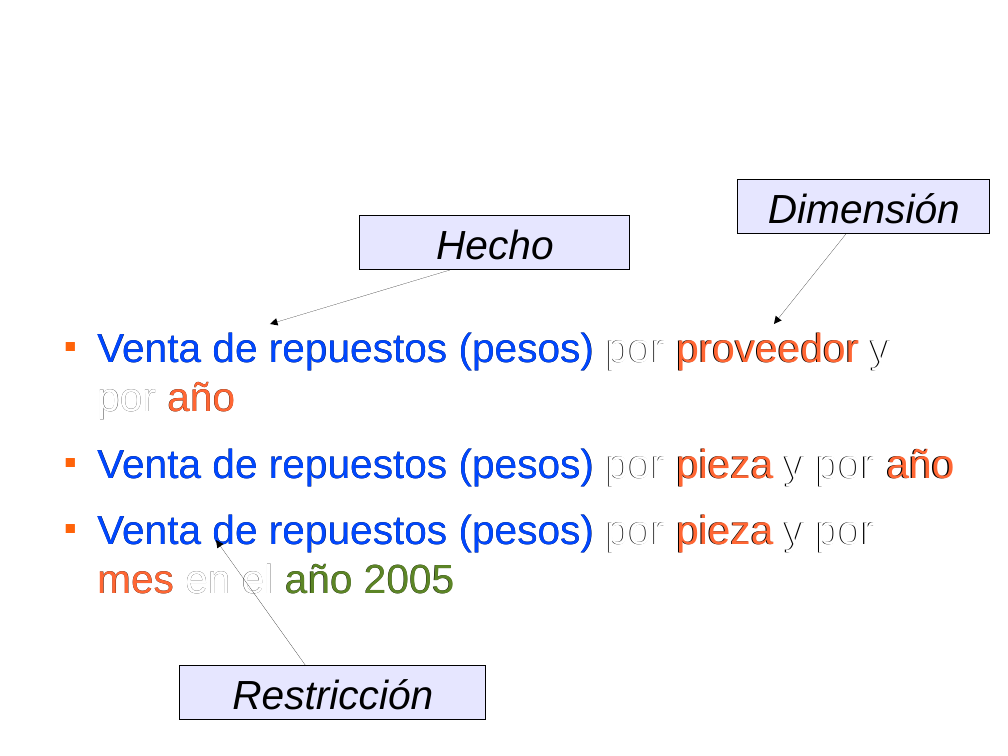
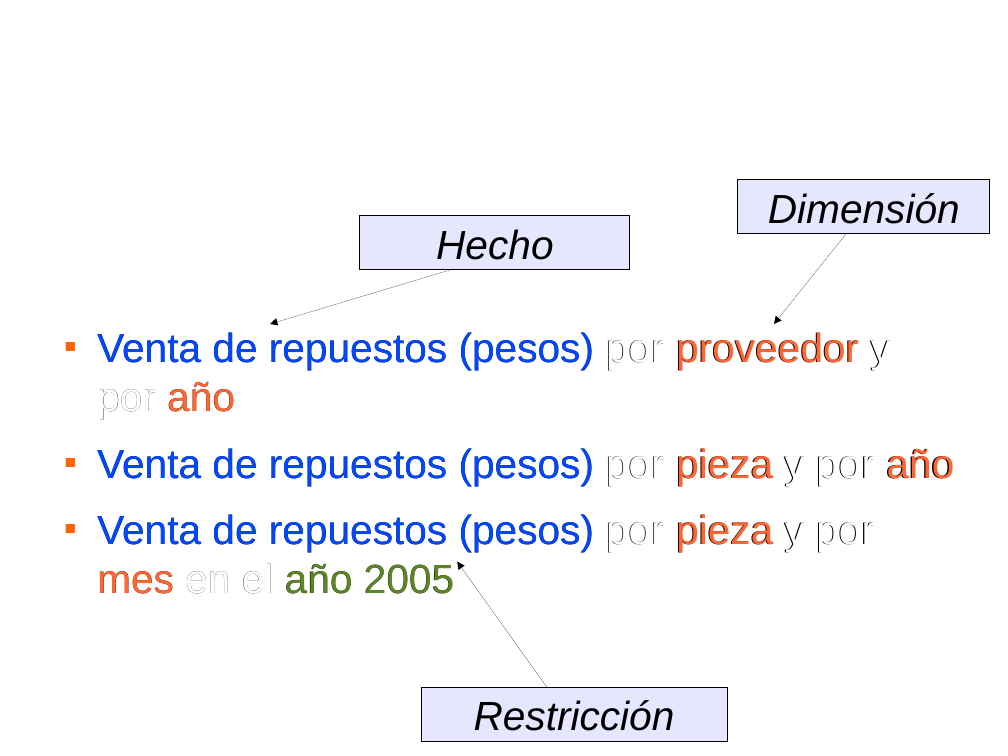
Before and after one commit to ervin45/proyectofinal, a slide deck: slide 9 of doc/material_para_la_catedra/presentacion_final/presentacion_final.odp. Drawn at 1008x756 pixels with LibreOffice and Linux fonts; fonts in the diff are those of the drawing; background and template pictures are left out. Boxes give left, top, right and bottom in pixels: in the first picture for what was removed or moved away, otherwise in the second. Text is boxed around its words. In the diff, an @@ line names an element or a change of style, - is before the commit and + after.

```diff
--- a/doc/material_para_la_catedra/presentacion_final/presentacion_final.odp
+++ b/doc/material_para_la_catedra/presentacion_final/presentacion_final.odp
@@ arrow moved from (306, 666) - (216, 541) to (547, 688) - (457, 562) @@
@@ rectangle "Restricción": place and size @@
-rectangle "Restricción" at <box>180,666,487,720</box>
+rectangle "Restricción" at <box>422,688,728,742</box>
```
Also in this commit, not shown: 4 other slides changed.
